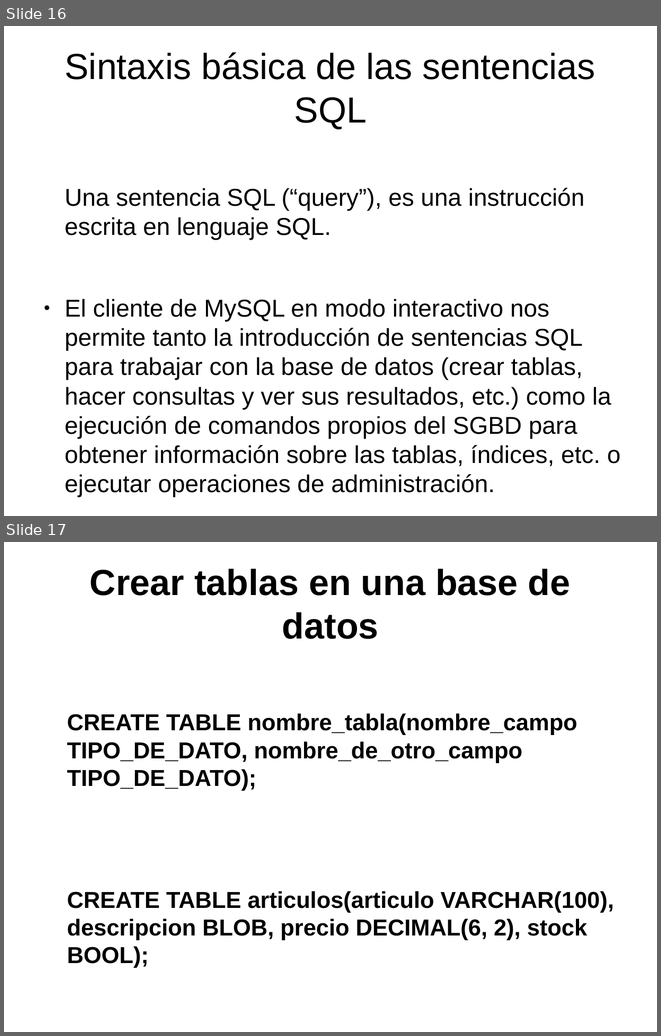
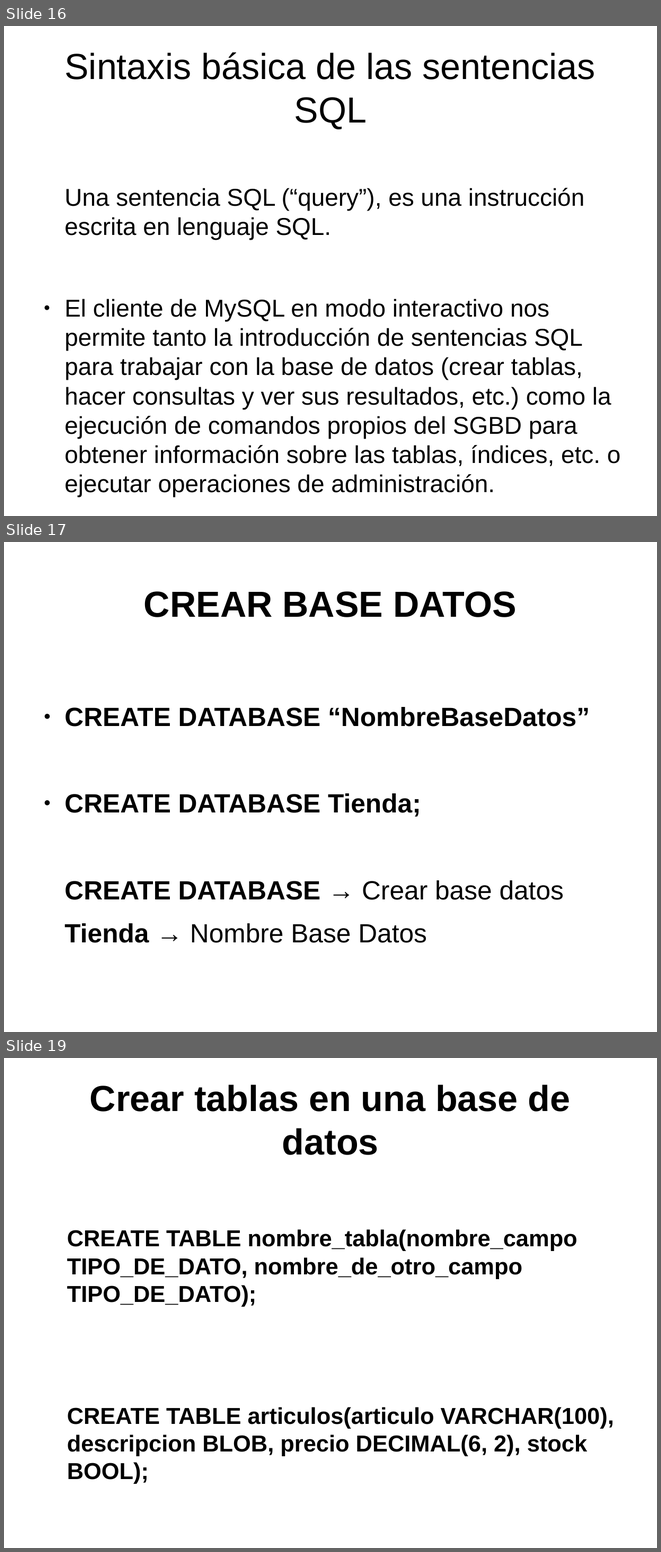
Before and after one commit to psicobyte/CursoPythonAvanzado, a slide deck: BaseDeDatosPython.odp. Shown one above the other, each under a label of ours: slides 16 and 17 before the commit, slides 16, 17 and 19 after it; the slides between them are not shown. The pictures are 661x1036 and 661x1552 pixels, drawn with LibreOffice and Linux fonts; fonts in the diff are those of the drawing. Boxes give left, top, right and bottom in pixels: in the first picture for what was removed or moved away, otherwise in the second. Text is boxed around its words. In the diff, an @@ line names an element or a change of style, - is before the commit and + after.

Commit message:
Base de datos

```diff
--- a/BaseDeDatosPython.odp
+++ b/BaseDeDatosPython.odp
@@ slide 17 added at [4,542,657,1032], background #FFFFFF @@
@@ title added at [144,591,517,617], 44 pt, text #000000, bold @@
+CREAR BASE DATOS
@@ text added at [64,707,590,943], 32 pt, text #000000, bold @@
+● CREATE DATABASE “NombreBaseDatos”
+● CREATE DATABASE Tienda;
+CREATE DATABASE → Crear base datos
+Tienda → Nombre Base Datos
@@ what was slide 17 is now slide 19 @@
```
Also in this commit, not shown: 1 slide changed, 4 other slides added, 3 slides removed, 1 other file.
